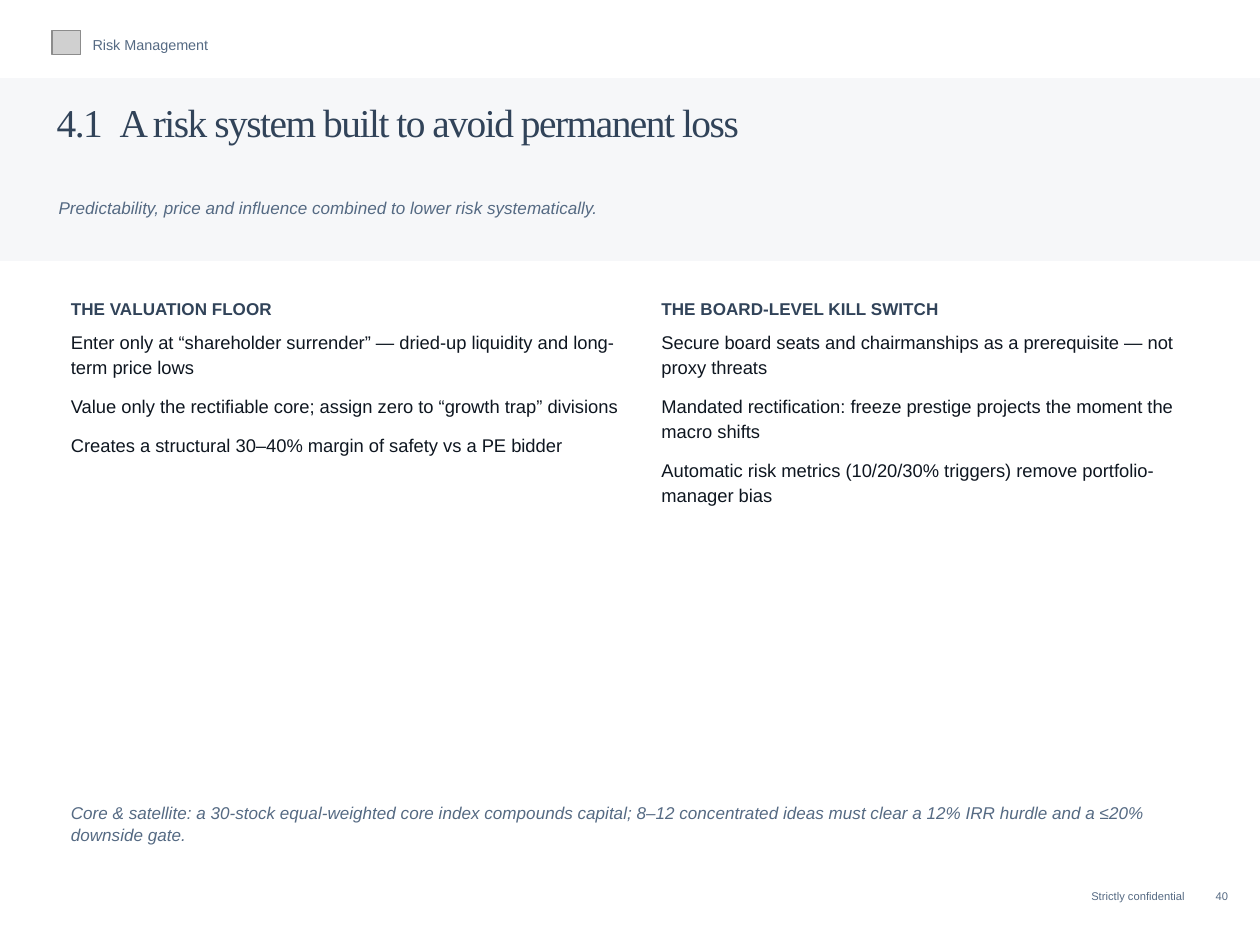
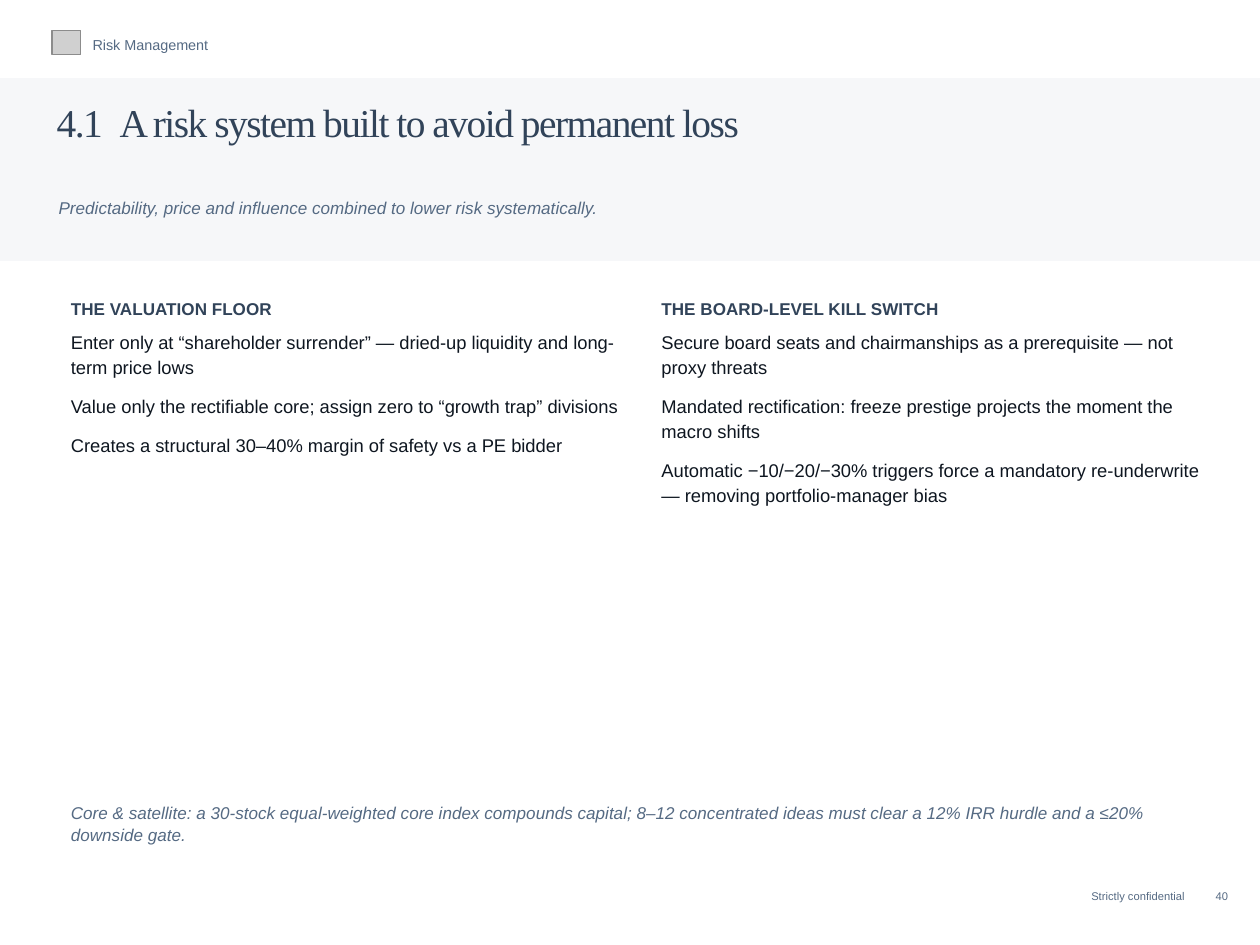
Before and after one commit to charette-lab/Claude, a slide deck: slide 43 of Athanase_Engaged_Ownership_Allocator_Deck.pptx. Drawn at 1260x945 pixels with LibreOffice and Linux fonts; fonts in the diff are those of the drawing; grey boxes stand for pictures. Boxes give left, top, right and bottom in pixels: in the first picture for what was removed or moved away, otherwise in the second. Text is boxed around its words. In the diff, an @@ line names an element or a change of style, - is before the commit and + after.

```diff
--- a/Athanase_Engaged_Ownership_Allocator_Deck.pptx
+++ b/Athanase_Engaged_Ownership_Allocator_Deck.pptx
@@ text at (x1=661, y1=463, x2=1199, y2=506): text changed @@
-Automatic risk metrics (10/20/30% triggers) remove portfolio-manager bias
+Automatic −10/−20/−30% triggers force a mandatory re-underwrite — removing portfolio-manager bias
```
Also in this commit, not shown: 6 other slides changed, 1 other file.
